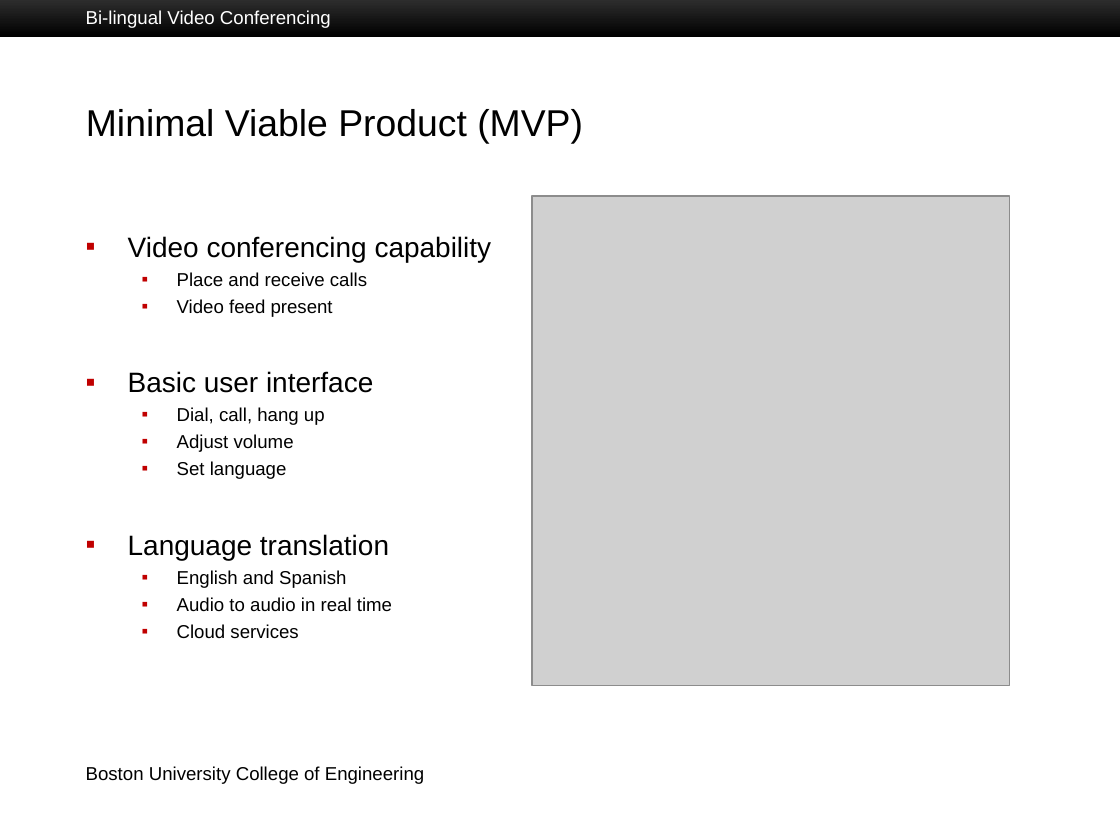
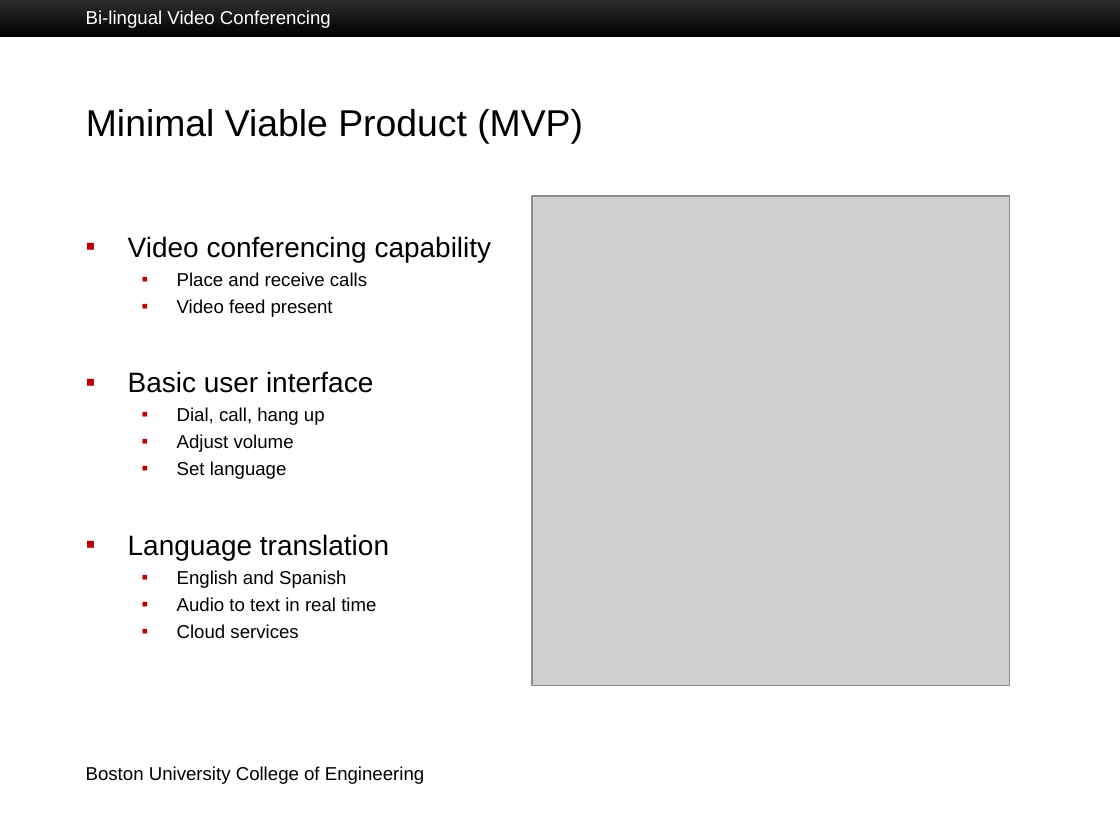
Before and after one commit to kristiperreault/ece601-placement-exam, a slide deck: slide 7 of ECE601_Placement_Exam_Presentation.ppt. Drawn at 1120x840 pixels with LibreOffice and Linux fonts; fonts in the diff are those of the drawing; grey boxes stand for pictures; background and template pictures are left out. Boxes give left, top, right and bottom in pixels: in the first picture for what was removed or moved away, otherwise in the second. Text is boxed around its words. In the diff, an @@ line names an element or a change of style, - is before the commit and + after.

```diff
--- a/ECE601_Placement_Exam_Presentation.ppt
+++ b/ECE601_Placement_Exam_Presentation.ppt
@@ text at <box>177,597,376,612</box>: text changed @@
-  ▪ Audio to audio in real time
+  ▪ Audio to text in real time
```
Also in this commit, not shown: 1 other file.
